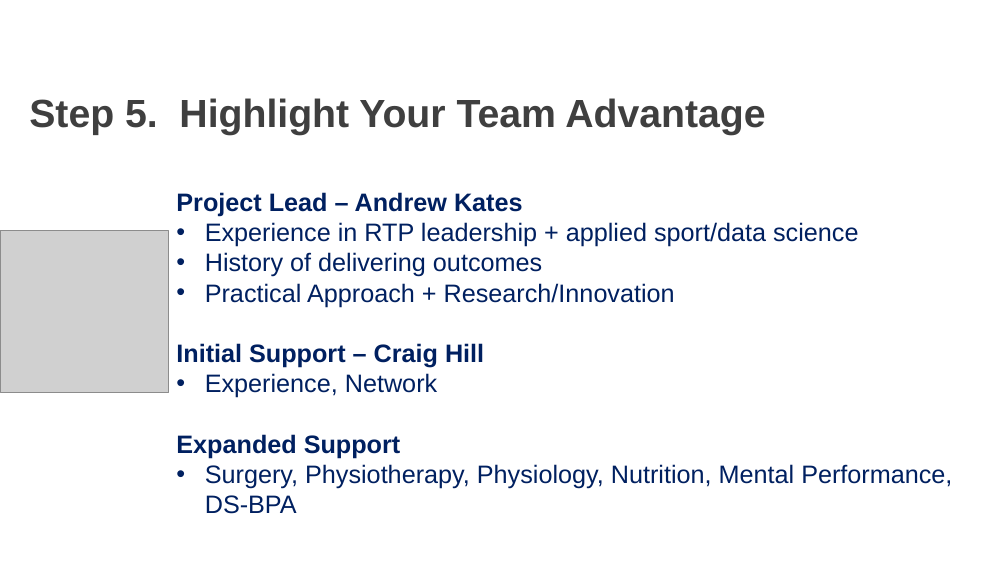
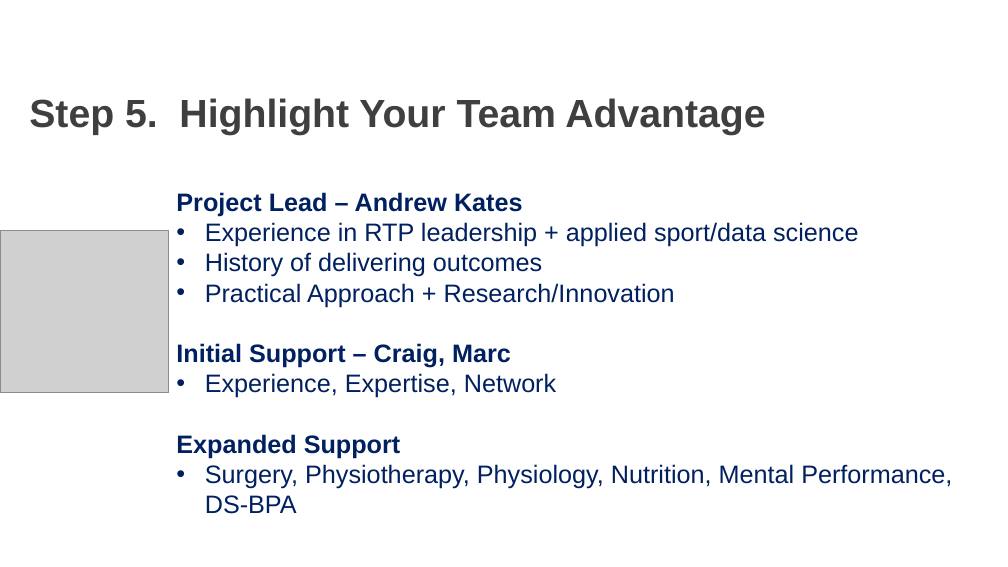
Before and after one commit to AKates717/CSI-Pacific-RTP, a slide deck: slide 6 of RTP Resources/RTP_Project_Pitch.pptx (slide 7 before the commit). Drawn at 1008x567 pixels with LibreOffice and Linux fonts; fonts in the diff are those of the drawing; grey boxes stand for pictures; background and template pictures are left out. Boxes give left, top, right and bottom in pixels: in the first picture for what was removed or moved away, otherwise in the second. Text is boxed around its words. In the diff, an @@ line names an element or a change of style, - is before the commit and + after.

```diff
--- a/RTP Resources/RTP_Project_Pitch.pptx
+++ b/RTP Resources/RTP_Project_Pitch.pptx
@@ text at box(176, 343, 556, 398): text changed; bold off @@
-Initial Support – Craig Hill
-• Experience, Network
+Initial Support – Craig, Marc
+• Experience, Expertise, Network
```
Also in this commit, not shown: 3 other slides changed, 1 slide removed, 20 other files.
